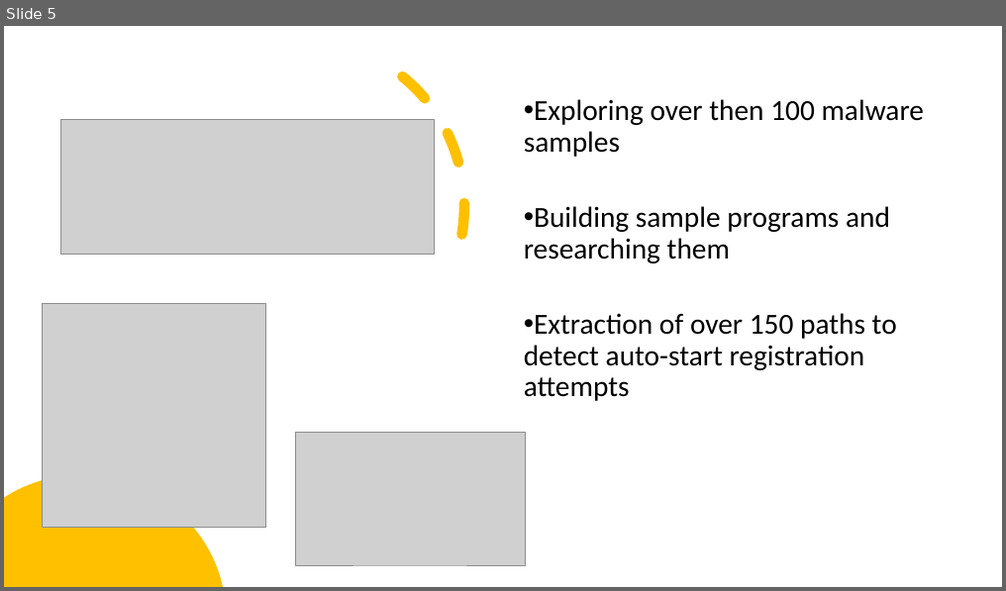
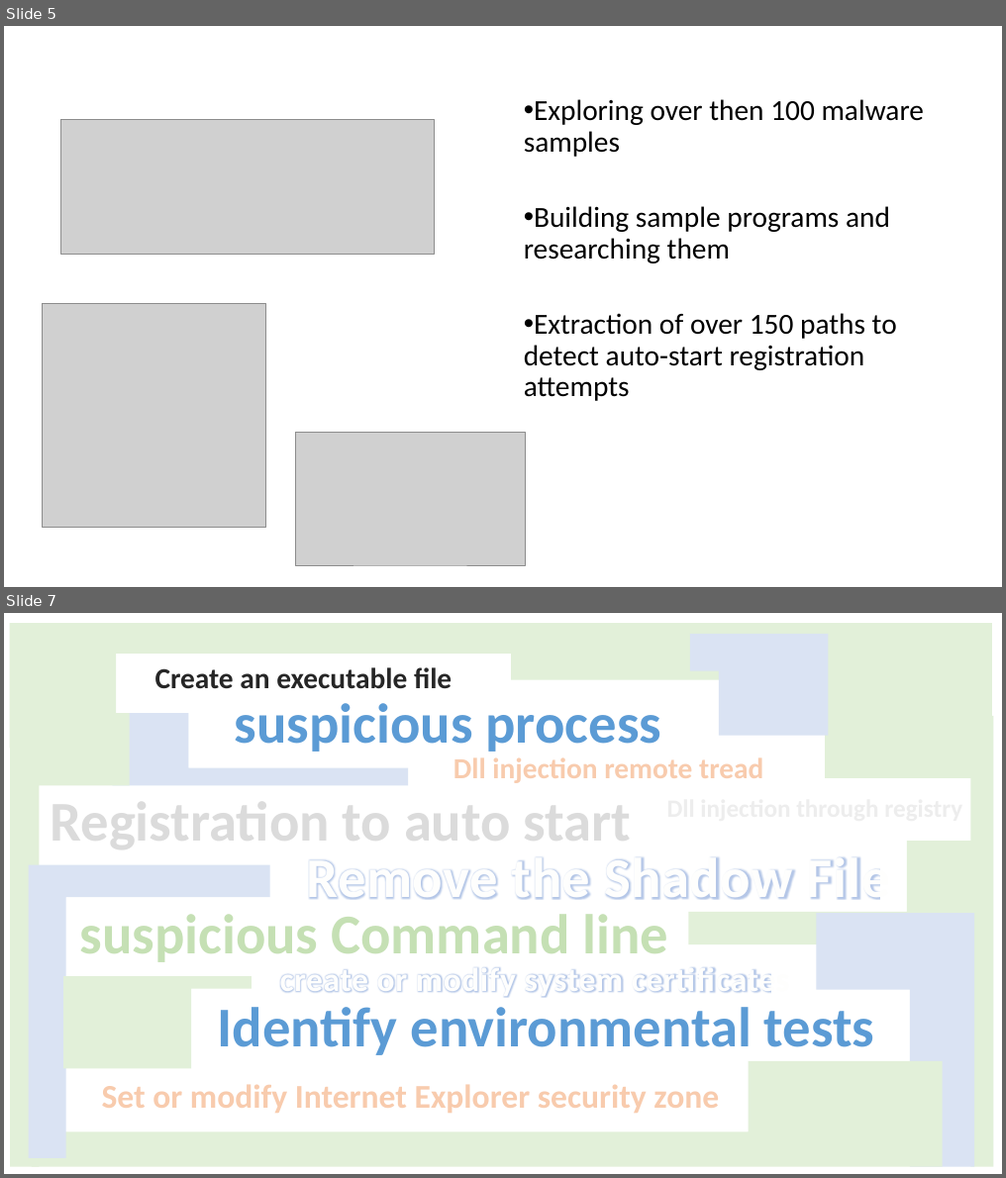
Before and after one commit to ychielt/project_CE, a slide deck: presentation.pptx. Shown one above the other, each under a label of ours: slide 5 before the commit, slides 5 and 7 after it; the slides between them are not shown. The pictures are 1006x591 and 1006x1178 pixels, drawn with LibreOffice and Linux fonts; fonts in the diff are those of the drawing; grey boxes stand for pictures; background and template pictures are left out. Boxes give left, top, right and bottom in pixels: in the first picture for what was removed or moved away, otherwise in the second. Text is boxed around its words. In the diff, an @@ line names an element or a change of style, - is before the commit and + after.

```diff
--- a/presentation.pptx
+++ b/presentation.pptx
@@ slide 7 added at (4, 613, 1002, 1174), background #FFFFFF @@
@@ corner added at (9, 623, 521, 748), fill #E2F0D9 @@
@@ corner added at (512, 623, 992, 777), fill #E2F0D9 @@
@@ corner added at (690, 634, 829, 736), fill #DAE3F3 @@
@@ text added at (155, 667, 451, 689), 28 pt, text #262626, bold @@
+Create an executable file
@@ corner added at (9, 713, 129, 1167), fill #E2F0D9 @@
@@ corner added at (113, 713, 408, 786), fill #DAE3F3 @@
@@ text added at (235, 703, 662, 752), 54 pt, text #5B9BD5, bold @@
+suspicious process
@@ corner added at (901, 716, 993, 1167), fill #E2F0D9 @@
@@ text added at (453, 758, 763, 783), 28 pt, text #F8CBAD, bold @@
+Dll injection remote tread
@@ text added at (51, 787, 632, 856), 54 pt, text pattern #A5A5A5 on #DBDBDB, bold @@
+Registration to auto start
@@ corner added at (689, 841, 992, 945), fill #E2F0D9 @@
@@ corner added at (29, 864, 270, 1158), fill #DAE3F3 @@
@@ text added at (307, 858, 890, 900), 54 pt, text #FEFEFE, bold @@
+Remove the Shadow File
@@ text added at (80, 914, 669, 962), 54 pt, text #C5E0B4, bold @@
+suspicious Command line
@@ corner added at (816, 913, 974, 1167), fill #DAE3F3 @@
@@ text added at (280, 967, 789, 998), 32 pt, text #FEFEFE, bold @@
+create or modify system certificates
@@ corner added at (63, 977, 252, 1069), fill #E2F0D9 @@
@@ text added at (218, 1007, 875, 1056), 54 pt, text #5B9BD5, bold @@
+Identify environmental tests
@@ corner added at (32, 1061, 943, 1167), fill #E2F0D9 @@
@@ text added at (102, 1084, 719, 1113), 32 pt, text #F8CBAD, bold @@
+Set or modify Internet Explorer security zone
@@ slide 5 changed as well @@
@@ arc (boxed as its full ellipse) removed at (86, 26, 509, 418) @@
@@ freeform shape removed at (4, 475, 223, 587) @@
```
Also in this commit, not shown: 4 other slides changed, 1 other slide added, 1 slide removed.
